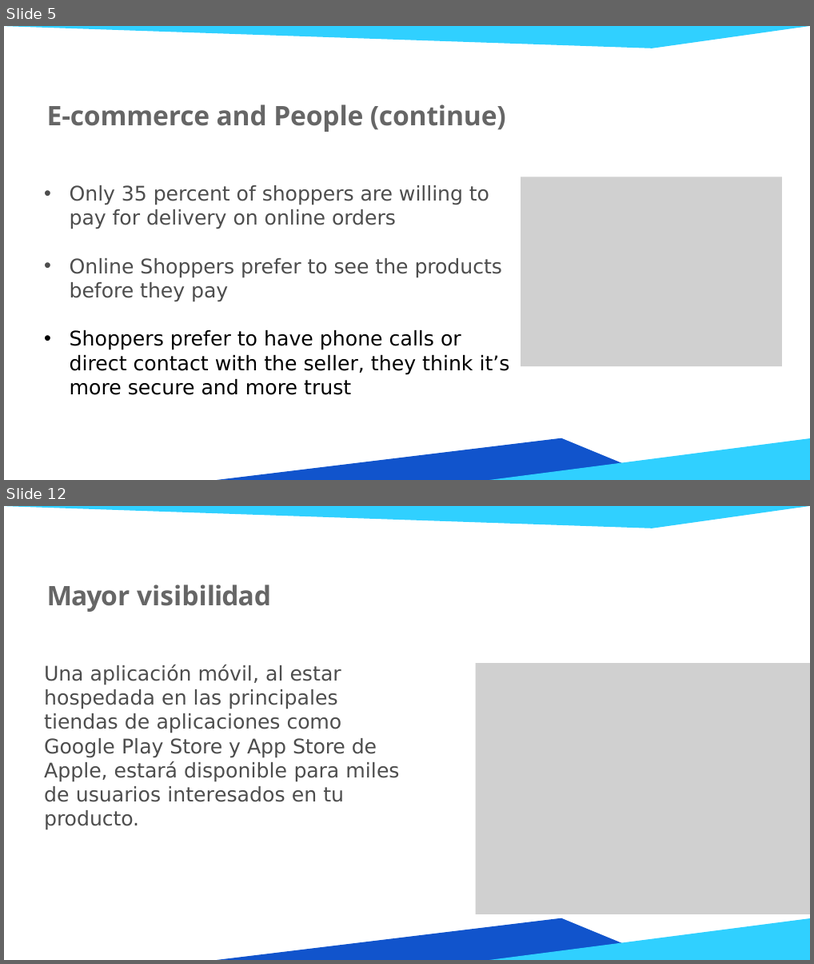
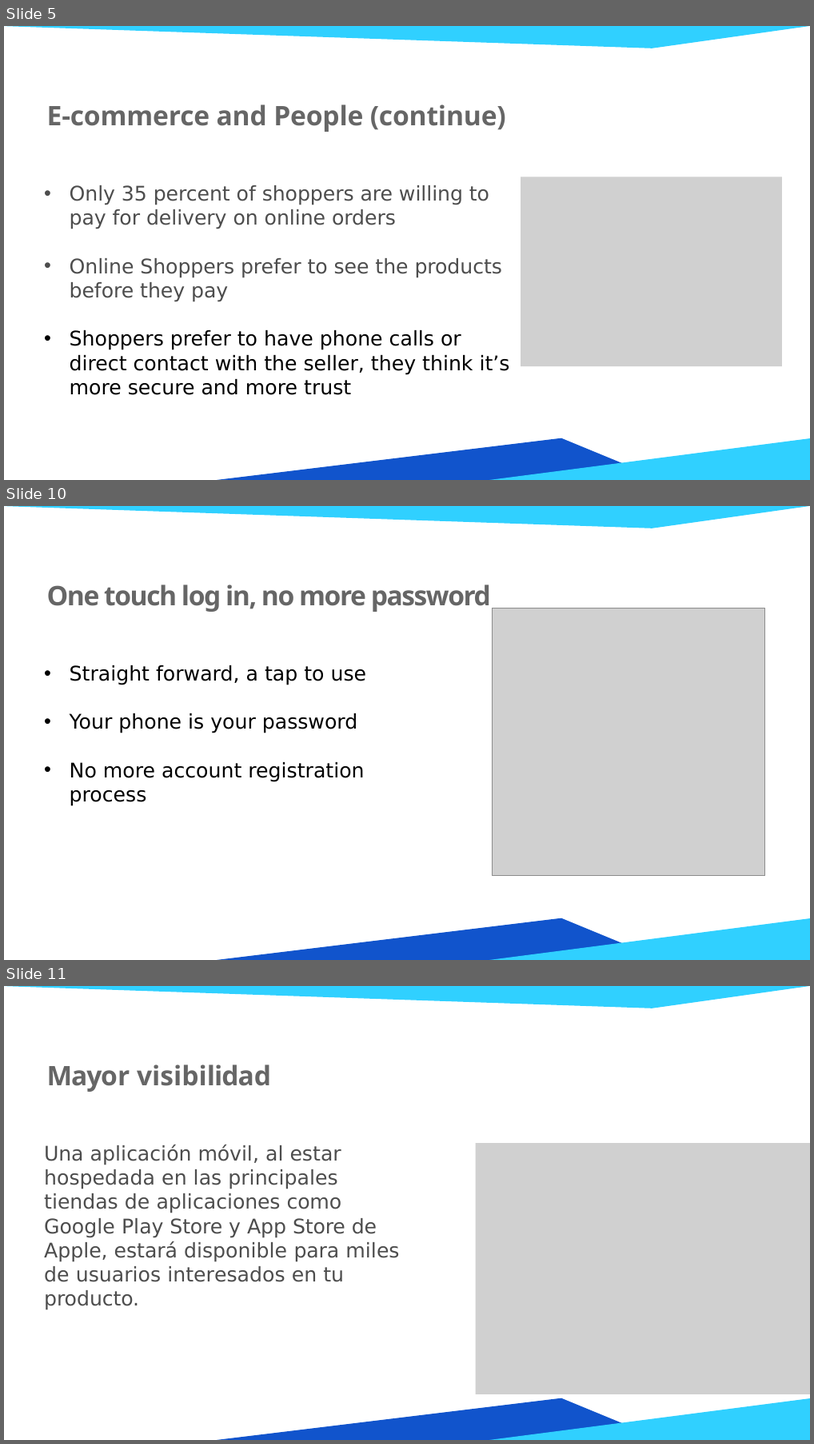
Before and after one commit to HenryHeng91/NU-Fast-Buy-and-Sell-APP, a slide deck: Documentation/NU E-Commerce Slide.pptx. Shown one above the other, each under a label of ours: slides 5 and 12 before the commit, slides 5, 10 and 11 after it; the slides between them are not shown. The pictures are 814x964 and 814x1444 pixels, drawn with LibreOffice and Linux fonts; fonts in the diff are those of the drawing; grey boxes stand for pictures; background and template pictures are left out. Boxes give left, top, right and bottom in pixels: in the first picture for what was removed or moved away, otherwise in the second. Text is boxed around its words. In the diff, an @@ line names an element or a change of style, - is before the commit and + after.

```diff
--- a/Documentation/NU E-Commerce Slide.pptx
+++ b/Documentation/NU E-Commerce Slide.pptx
@@ slide 10 added at (4, 506, 810, 960), background #FFFFFF; not listed: 3 template elements that a slide beside it also shows @@
@@ title added at (47, 584, 491, 612), 24 pt, text #666666, bold @@
+One touch log in, no more password
@@ picture added at (493, 608, 766, 876) @@
@@ text added at (70, 665, 367, 806), 18 pt, text #000000 @@
+• Straight forward, a tap to use
+• Your phone is your password
+• No more account registration process
@@ what was slide 12 is now slide 11 @@
```
Also in this commit, not shown: 1 slide changed, 3 other slides added, 5 slides removed, 8 other files.
